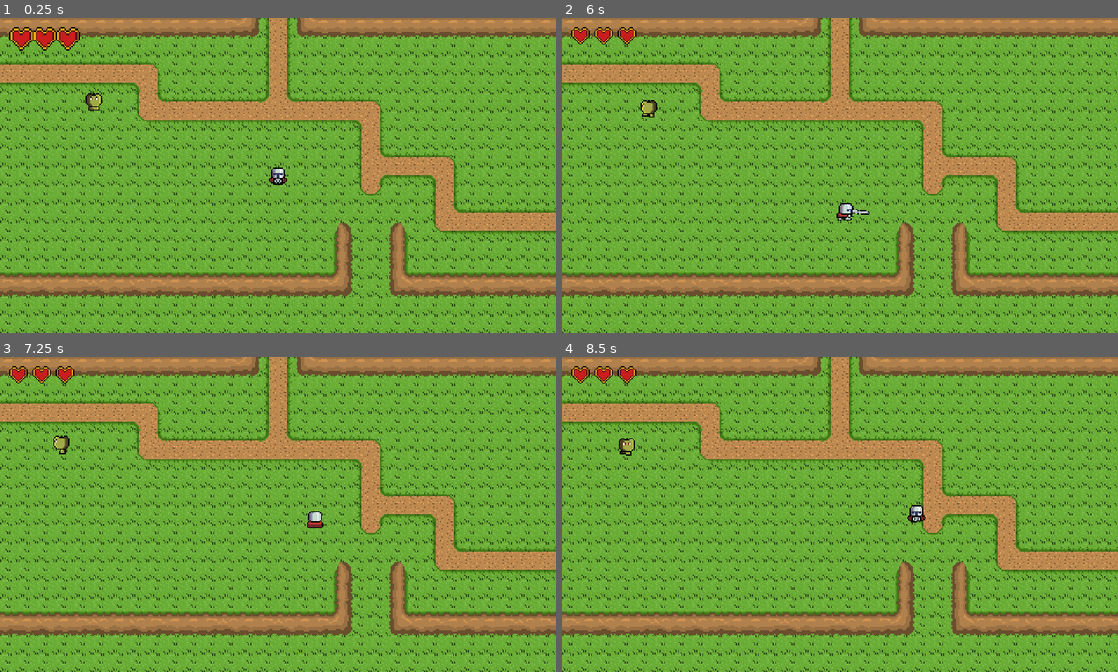
Above: before the commit, frames 1-4 (two rows, left to right).
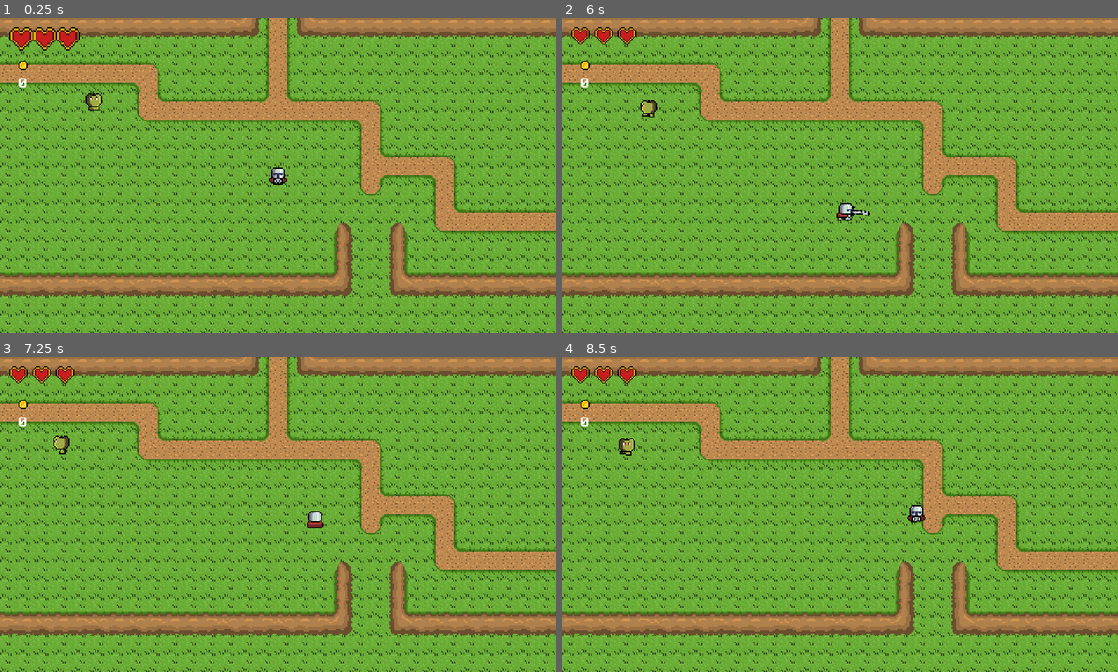
Above: after the commit, the same moments.

Repository: MAtaur00/adventure-game
Game: Godot game, scene res://Scenes/testing.tscn
The game is run twice, just before and just after one commit, with the same random seed, the same clock (stepped at 60 frames per second) and the same inputs.
Inputs (mouse positions are in pixels of both pictures, inside the frame that each line leads up to):
- Up to frame 1 (0.25 s): no input
- Up to frame 2 (6 s): move the mouse to (962, 159) at 0.52 s; press the mouse at (962, 159) at 0.53 s; hold D (moveRight) 0.53-1.28 s; move the mouse to (728, 191) at 1.27 s; release the mouse at (728, 191) at 1.28 s; hold S (moveDown) 1.28-2.03 s; click (728, 191) at 1.35 s; move the mouse to (895, 106) at 2.02 s; press the mouse at (895, 106) at 2.03 s; hold D (moveRight) 2.03-2.78 s; move the mouse to (812, 238) at 2.77 s; release the mouse at (812, 238) at 2.78 s; hold W (moveUp) 2.78-3.53 s; click (812, 238) at 2.85 s; move the mouse to (1006, 222) at 3.52 s; press the mouse at (1006, 222) at 3.53 s; hold A (moveLeft) 3.53-5.03 s; move the mouse to (673, 128) at 4.27 s; release the mouse at (673, 128) at 4.28 s; click (673, 128) at 4.35 s; move the mouse to (867, 175) at 5.02 s; press the mouse at (867, 175) at 5.03 s; hold S (moveDown) 5.03-5.78 s; move the mouse to (756, 96) at 5.77 s; release the mouse at (756, 96) at 5.78 s; hold D (moveRight) from 5.78 s (still down); click (756, 96) at 5.85 s
- Up to frame 3 (7.25 s): move the mouse to (400, 498) at 6.52 s; release D (moveRight) at 6.53 s; press the mouse at (400, 498) at 6.53 s; hold W (moveUp) from 6.53 s (still down)
- Up to frame 4 (8.5 s): move the mouse to (728, 530) at 7.27 s; release W (moveUp) at 7.28 s; release the mouse at (728, 530) at 7.28 s; hold D (moveRight) 7.28-8.03 s; click (728, 530) at 7.35 s; move the mouse to (895, 445) at 8.02 s; press the mouse at (895, 445) at 8.03 s; hold S (moveDown) from 8.03 s (still down)

The runs differ from the first frame. In frame 1, less than 0.1% of the frame differs, in the area x 3-5%, y 13-23%; in frame 2, 0.1%, in the area x 3-56%, y 13-64%; in frame 3, less than 0.1%; in frame 4, less than 0.1%.

Commit message:
update
- coin counter
- coin drop by enemy

Diff:
--- a/Player/Scenes/player.tscn
+++ b/Player/Scenes/player.tscn
@@ -8,6 +8,7 @@
 [ext_resource type="Script" uid="uid://cyhrhx8wbsr0i" path="res://Player/Scripts/state_walk.gd" id="5_bw35f"]
 [ext_resource type="Script" uid="uid://d21gicqx6fvx8" path="res://Player/Scripts/state_attack.gd" id="6_xwb2w"]
 [ext_resource type="PackedScene" uid="uid://b51da14ricx3i" path="res://Scenes/Misc/health_component.tscn" id="8_2hb64"]
+[ext_resource type="Script" uid="uid://ces2m2j052rew" path="res://Scripts/inventory_component.gd" id="9_qsune"]
 
 [sub_resource type="RectangleShape2D" id="RectangleShape2D_qo0kk"]
 size = Vector2(14, 11.363608)
@@ -200,10 +201,6 @@
 motion_mode = 1
 wall_min_slide_angle = 0.17453292
 script = ExtResource("1_rg7kn")
-max_health = null
-invincibility_time = null
-slash_time = null
-weapon_damage = null
 sword_scene = ExtResource("2_qo0kk")
 
 [node name="Sprite2D" type="Sprite2D" parent="."]
@@ -245,4 +242,7 @@
 
 [node name="HealthComponent" parent="." instance=ExtResource("8_2hb64")]
 
+[node name="InventoryComponent" type="Node" parent="."]
+script = ExtResource("9_qsune")
+
 [connection signal="timeout" from="InvincibilityTimer" to="." method="_on_invincibility_timer_timeout"]
--- a/Player/Scripts/player.gd
+++ b/Player/Scripts/player.gd
@@ -30,8 +30,15 @@
 @export var weapon_damage : float = 1.0
 @export var sword_scene: PackedScene
 
+@onready var inventory: InventoryComponent = $InventoryComponent
+
 var knockback_velocity: Vector2 = Vector2.ZERO
 var knockback_decay: float = 500.0
+
+
+var coins: int = 0
+@onready var coin_ui: CoinUI = get_tree().get_first_node_in_group("CoinUI") as CoinUI
+
 
 # Called when the node enters the scene tree for the first time.
 func _ready() -> void:
@@ -185,3 +192,9 @@
 
 func _on_died() -> void:
 	die()
+
+func add_coins(amount: int) -> void:
+	coins += amount
+	if coin_ui:
+		coin_ui.set_coins(coins)
+	inventory.add_coins(amount)
--- /dev/null
+++ b/Scenes/Collectibles/coin.tscn
@@ -0,0 +1,56 @@
+[gd_scene load_steps=9 format=3 uid="uid://boy5picrdqlcs"]
+
+[ext_resource type="Texture2D" uid="uid://dmyegybnaxraj" path="res://Assets/UI/atlas.png" id="1_vyef5"]
+[ext_resource type="Script" uid="uid://dljds3wdxsuwu" path="res://Scripts/Collectibles/coin.gd" id="1_yxmh3"]
+
+[sub_resource type="CircleShape2D" id="CircleShape2D_yxmh3"]
+radius = 8.0
+
+[sub_resource type="AtlasTexture" id="AtlasTexture_gdwro"]
+atlas = ExtResource("1_vyef5")
+region = Rect2(112, 0, 16, 16)
+
+[sub_resource type="AtlasTexture" id="AtlasTexture_jacsx"]
+atlas = ExtResource("1_vyef5")
+region = Rect2(128, 0, 16, 16)
+
+[sub_resource type="AtlasTexture" id="AtlasTexture_21vsh"]
+atlas = ExtResource("1_vyef5")
+region = Rect2(144, 0, 16, 16)
+
+[sub_resource type="AtlasTexture" id="AtlasTexture_003we"]
+atlas = ExtResource("1_vyef5")
+region = Rect2(128, 0, 16, 16)
+
+[sub_resource type="SpriteFrames" id="SpriteFrames_o3n3y"]
+animations = [{
+"frames": [{
+"duration": 1.0,
+"texture": SubResource("AtlasTexture_gdwro")
+}, {
+"duration": 1.0,
+"texture": SubResource("AtlasTexture_jacsx")
+}, {
+"duration": 1.0,
+"texture": SubResource("AtlasTexture_21vsh")
+}, {
+"duration": 1.0,
+"texture": SubResource("AtlasTexture_003we")
+}],
+"loop": true,
+"name": &"idle",
+"speed": 10.0
+}]
+
+[node name="Coin" type="Area2D"]
+collision_layer = 32
+script = ExtResource("1_yxmh3")
+
+[node name="CollisionShape2D" type="CollisionShape2D" parent="."]
+shape = SubResource("CircleShape2D_yxmh3")
+
+[node name="AnimatedSprite2D" type="AnimatedSprite2D" parent="."]
+sprite_frames = SubResource("SpriteFrames_o3n3y")
+animation = &"idle"
+autoplay = "idle"
+frame_progress = 0.20286839
--- a/Scenes/Enemies/green_apple.tscn
+++ b/Scenes/Enemies/green_apple.tscn
@@ -8,6 +8,8 @@
 [ext_resource type="Script" uid="uid://baj1i6b6dujpi" path="res://Scripts/Enemies/wander.gd" id="5_5x4mb"]
 [ext_resource type="Script" uid="uid://cfu05dwo0nd5l" path="res://Scripts/Enemies/aggro.gd" id="6_5x4mb"]
 [ext_resource type="Script" uid="uid://cm0rpatut0byg" path="res://Scripts/Enemies/return_to_spawn.gd" id="7_gwvmk"]
+[ext_resource type="Script" uid="uid://bsvprqbbypjts" path="res://Scripts/Collectibles/drop_component.gd" id="9_twaa7"]
+[ext_resource type="PackedScene" uid="uid://boy5picrdqlcs" path="res://Scenes/Collectibles/coin.tscn" id="10_dxvd3"]
 
 [sub_resource type="ShaderMaterial" id="ShaderMaterial_gpsjf"]
 shader = ExtResource("2_fvlup")
@@ -207,6 +209,10 @@
 position = Vector2(0, -2)
 shape = SubResource("RectangleShape2D_oqrug")
 
+[node name="DropComponent" type="Node" parent="."]
+script = ExtResource("9_twaa7")
+coin_scene = ExtResource("10_dxvd3")
+
 [connection signal="area_entered" from="AggroArea" to="." method="_on_aggro_area_area_entered"]
 [connection signal="area_exited" from="AggroArea" to="." method="_on_aggro_area_area_exited"]
 [connection signal="body_entered" from="AggroArea" to="." method="_on_aggro_area_body_entered"]
--- /dev/null
+++ b/Scenes/UI/coin_ui.tscn
@@ -0,0 +1,32 @@
+[gd_scene load_steps=5 format=3 uid="uid://eewv8u5p6eli"]
+
+[ext_resource type="Script" uid="uid://ns3bwn7ysghl" path="res://Scripts/UI/coin_ui.gd" id="1_h6tfv"]
+[ext_resource type="FontFile" uid="uid://de7lh2be6ct14" path="res://Assets/UI/Retro Gaming.ttf" id="2_3rx6r"]
+[ext_resource type="Texture2D" uid="uid://dmyegybnaxraj" path="res://Assets/UI/atlas.png" id="2_kmdxi"]
+
+[sub_resource type="AtlasTexture" id="AtlasTexture_g37ak"]
+atlas = ExtResource("2_kmdxi")
+region = Rect2(96, 0, 8, 8)
+
+[node name="CoinUI" type="CanvasLayer" groups=["CoinUI"]]
+script = ExtResource("1_h6tfv")
+
+[node name="VBoxContainer" type="VBoxContainer" parent="."]
+offset_top = 30.0
+offset_right = 40.0
+offset_bottom = 70.0
+alignment = 1
+
+[node name="CoinIcon" type="TextureRect" parent="VBoxContainer"]
+layout_mode = 2
+texture = SubResource("AtlasTexture_g37ak")
+stretch_mode = 3
+
+[node name="CoinAmount" type="Label" parent="VBoxContainer"]
+texture_filter = 1
+layout_mode = 2
+theme_override_fonts/font = ExtResource("2_3rx6r")
+theme_override_font_sizes/font_size = 11
+text = "0"
+horizontal_alignment = 1
+vertical_alignment = 1
--- a/Scenes/testing.tscn
+++ b/Scenes/testing.tscn
@@ -1,10 +1,11 @@
-[gd_scene load_steps=6 format=3 uid="uid://bbvsjj64bso8s"]
+[gd_scene load_steps=7 format=3 uid="uid://bbvsjj64bso8s"]
 
 [ext_resource type="PackedScene" uid="uid://tcudgpnsrtsu" path="res://Player/Scenes/player.tscn" id="1_lq4et"]
 [ext_resource type="Script" uid="uid://bdrvecvvo8tia" path="res://Player/Scripts/transition_camera.gd" id="2_4ppfb"]
 [ext_resource type="PackedScene" uid="uid://b7qh051psbetj" path="res://Scenes/Levels/GrassLevel.tscn" id="2_siu27"]
 [ext_resource type="PackedScene" uid="uid://bhl7njnuyp2ym" path="res://Scenes/Enemies/green_apple.tscn" id="3_sx6hp"]
 [ext_resource type="PackedScene" uid="uid://bg61yg5co54bi" path="res://Scenes/UI/hearts.tscn" id="5_8si1v"]
+[ext_resource type="PackedScene" uid="uid://eewv8u5p6eli" path="res://Scenes/UI/coin_ui.tscn" id="6_vdlfs"]
 
 [node name="Testing" type="Node2D"]
 
@@ -20,3 +21,5 @@
 position = Vector2(84, 69)
 
 [node name="CanvasLayer" parent="." instance=ExtResource("5_8si1v")]
+
+[node name="CoinUI" parent="." instance=ExtResource("6_vdlfs")]
--- /dev/null
+++ b/Scripts/Collectibles/coin.gd
@@ -0,0 +1,31 @@
+extends Area2D
+
+@export var value: int = 1
+
+func _ready() -> void:
+
+	var final_scale = Vector2.ONE
+
+	scale = Vector2.ZERO
+
+	var tween = create_tween()
+	tween.tween_property(self, "scale", final_scale, 0.15)\
+		.set_trans(Tween.TRANS_BACK)\
+		.set_ease(Tween.EASE_OUT)
+
+	# Make collision shape match sprite size
+	if $CollisionShape2D.shape is CircleShape2D:
+		$CollisionShape2D.shape.radius *= 0.5
+
+	connect("area_entered", _on_area_entered)
+
+func _on_area_entered(area: Area2D) -> void:
+	if not area.is_in_group("player_hurtbox"):
+		return
+
+	var player = area.get_parent()
+	if player == null:
+		return
+	else:
+		player.add_coins(value)
+		queue_free()
--- /dev/null
+++ b/Scripts/Collectibles/drop_component.gd
@@ -0,0 +1,27 @@
+class_name DropComponent extends Node
+
+@export var coin_scene: PackedScene
+@export_range(0.0, 1.0) var drop_chance := 1.0
+@export var min_coins := 1
+@export var max_coins := 1
+
+func drop():
+	if coin_scene == null:
+		return
+
+	if randf() > drop_chance:
+		return
+
+	if not owner or not owner is Node2D:
+		return
+
+	var drop_position: Vector2 = owner.global_position
+	var amount := randi_range(min_coins, max_coins)
+
+	for i in amount:
+		call_deferred("_spawn_coin", drop_position)
+
+func _spawn_coin(pos: Vector2) -> void:
+	var coin = coin_scene.instantiate()
+	coin.global_position = pos
+	owner.get_parent().add_child(coin)
--- a/Scripts/Enemies/base_enemy.gd
+++ b/Scripts/Enemies/base_enemy.gd
@@ -22,6 +22,10 @@
 @onready var aggro: AggroState = $EnemyStateMachine/Aggro
 @onready var return_to_spawn: ReturnToSpawnState = $EnemyStateMachine/ReturnToSpawn
 @onready var animation_player: AnimationPlayer = $AnimationPlayer
+
+
+@onready var drop_component: DropComponent = $DropComponent
+
 
 # States write to this. base_enemy.gd is the only script that touches `velocity`
 var move_velocity: Vector2 = Vector2.ZERO
@@ -90,12 +94,17 @@
 	if area.is_in_group("player_hurtbox"):
 		enemy_state_machine.change_state(return_to_spawn)
 
+# --------------------
+# COMBAT SIGNALS
+# --------------------
 func _on_damaged(_damage: float, hit_direction: Vector2 = Vector2.ZERO) -> void:
 	flash_white(0.05)
 	apply_knockback(hit_direction)
 	await GlobalHitstop.hitstop(hitstop_duration)
 
 func _on_died() -> void:
+	if has_node("DropComponent"):
+		drop_component.drop()
 	queue_free()
 
 
--- /dev/null
+++ b/Scripts/UI/coin_ui.gd
@@ -0,0 +1,13 @@
+class_name CoinUI extends CanvasLayer
+
+@onready var coin_label: Label = $VBoxContainer/CoinAmount
+@onready var coin_icon: TextureRect = $VBoxContainer/CoinIcon
+
+var coin_count: int = 0
+
+func set_coins(amount: int) -> void:
+	coin_count = amount
+	coin_label.text = str(coin_count)
+
+func add_coins(amount: int) -> void:
+	set_coins(coin_count + amount)
--- a/Scripts/UI/hearts.gd
+++ b/Scripts/UI/hearts.gd
@@ -81,7 +81,6 @@
 		heart.texture = empty_heart
 
 		add_child(heart)
-		print("Added heart: ", get_child_count())
 
 	# Remove extra hearts if any
 	while get_child_count() > count:
--- /dev/null
+++ b/Scripts/inventory_component.gd
@@ -0,0 +1,17 @@
+class_name InventoryComponent extends Node
+
+signal coins_changed(new_amount: int)
+
+var coins: int = 0
+
+func add_coins(amount: int) -> void:
+	coins += amount
+	coins_changed.emit(coins)
+
+func remove_coins(amount: int) -> bool:
+	if coins < amount:
+		return false
+
+	coins -= amount
+	coins_changed.emit(coins)
+	return true
--- a/project.godot
+++ b/project.godot
@@ -71,8 +71,10 @@
 2d_physics/layer_3="Enemies"
 2d_physics/layer_4="PlayerWorldCollision"
 2d_physics/layer_5="Walls"
+2d_physics/layer_6="Collectibles"
 2d_physics/layer_8="empty"
 
 [rendering]
 
 textures/canvas_textures/default_texture_filter=0
+2d/snap/snap_2d_transforms_to_pixel=true
Binary file added: Assets/UI/Retro Gaming.ttf
Not shown, added: Assets/UI/Retro Gaming.ttf.import
Binary file changed: Assets/UI/atlas.png
Not shown: 1 places in Player/Scenes/player.tscn that only renumber resources
Not shown: 1 places in Scenes/Enemies/green_apple.tscn that only renumber resources
Not shown, added: Scripts/Collectibles/coin.gd.uid
Not shown, added: Scripts/Collectibles/drop_component.gd.uid
Not shown, added: Scripts/UI/coin_ui.gd.uid
Not shown, added: Scripts/inventory_component.gd.uid
